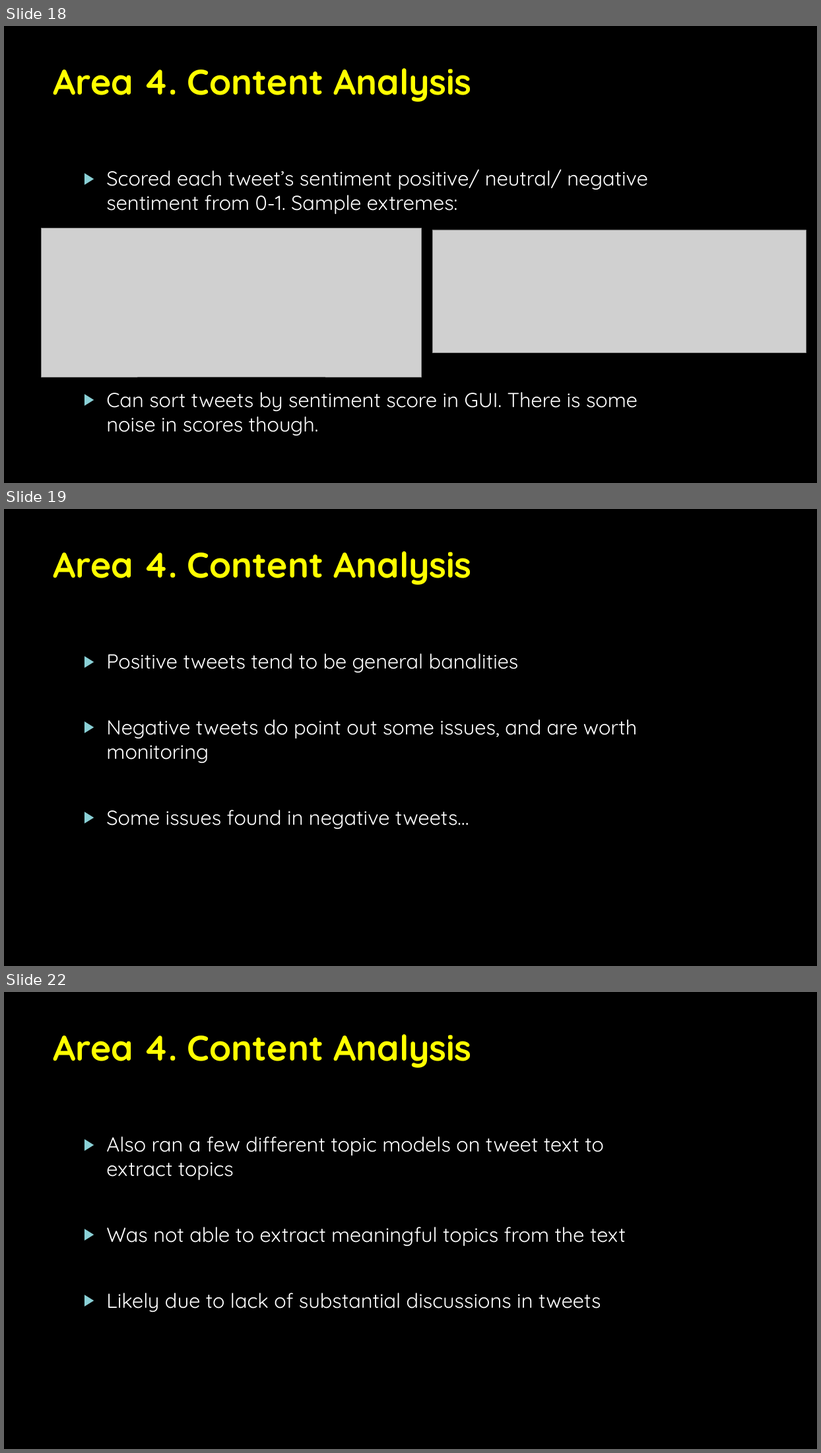
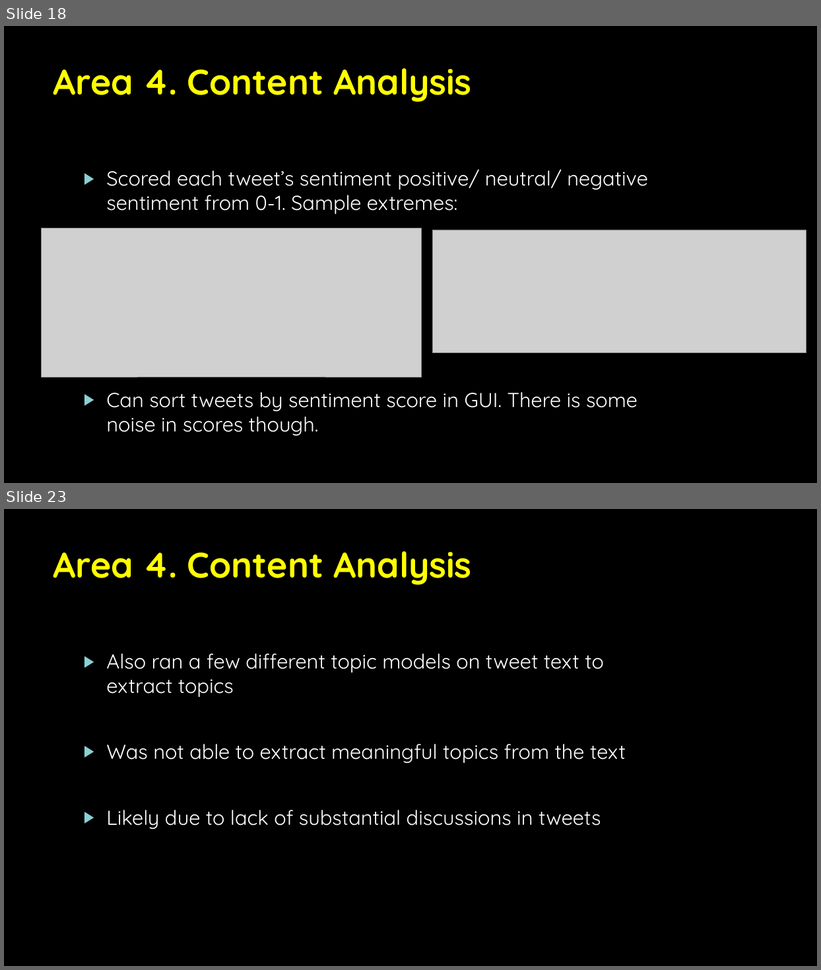
Before and after one commit to Luke-Patterson/BPCIA, a slide deck: BPCI Twitter Analysis Slides.pptx. Shown one above the other, each under a label of ours: slides 18, 19 and 22 before the commit, slides 18 and 23 after it; the slides between them are not shown. The pictures are 821x1453 and 821x970 pixels, drawn with LibreOffice and Linux fonts; fonts in the diff are those of the drawing; grey boxes stand for pictures; background and template pictures are left out. Boxes give left, top, right and bottom in pixels: in the first picture for what was removed or moved away, otherwise in the second. Text is boxed around its words. In the diff, an @@ line names an element or a change of style, - is before the commit and + after.

```diff
--- a/BPCI Twitter Analysis Slides.pptx
+++ b/BPCI Twitter Analysis Slides.pptx
@@ slide 19 removed at [4,509,817,966], background picture (left out) @@
@@ title removed at [54,551,472,585] @@
-Area 4. Content Analysis
@@ text removed at [106,654,637,829] @@
-▶ Positive tweets tend to be general banalities
-▶ Negative tweets do point out some issues, and are worth monitoring
-▶ Some issues found in negative tweets…
@@ what was slide 22 is now slide 23 @@
```
Also in this commit, not shown: 2 slides changed, 2 slides added, 1 other slide removed, 35 other files.
